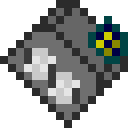
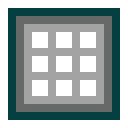
Revision of a layered w=128, h=128 image; what changed, layer by layer:
added layer "Sieve" above "Pump" over [8, 8, 120, 120]
hid "Pump" over [0, 0, 128, 128]
